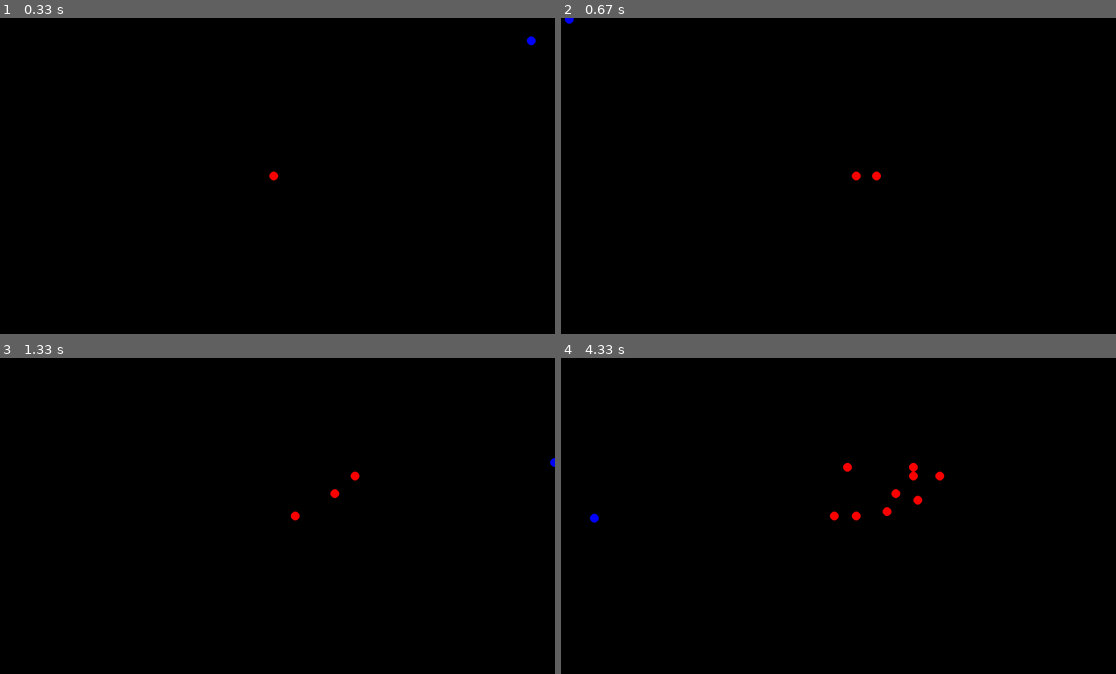
Above: before the commit, frames 1-4 (two rows, left to right).
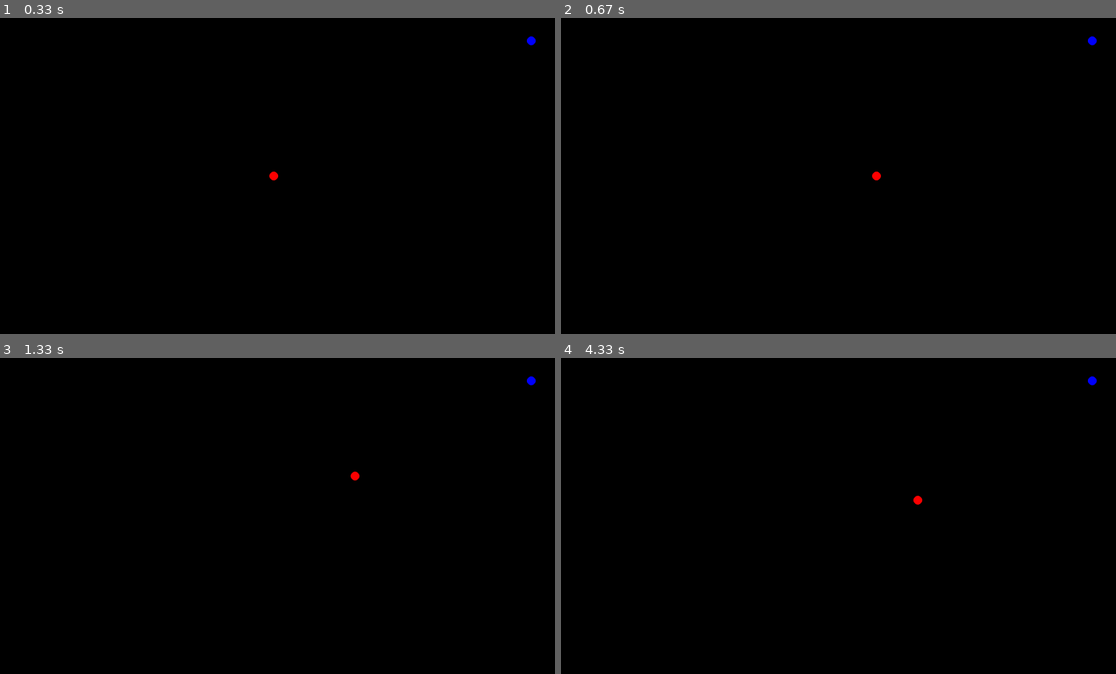
Above: after the commit, the same moments.

Repository: Matthew-Reidy/pygame-snake
Game: pygame game, started from main.py
Two runs of this game, one before a commit and one after it. Both use one fixed random seed, a clock stepped at 60 frames per second and the inputs below.
Inputs:
- Up to frame 1 (0.33 s): no input
- Up to frame 2 (0.67 s): hold D from 0.33 s (still down)
- Up to frame 3 (1.33 s): release D at 0.8 s; hold W 0.83-1.13 s; hold D from 1.17 s (still down)
- Up to frame 4 (4.33 s): release D at 1.63 s; hold A 1.67-2.2 s; hold S 2.23-2.53 s; hold A 2.57-2.97 s; hold W 3-3.37 s; hold D 3.4-4.03 s; hold S from 4.07 s (still down)

Frame 1 is identical in both runs. In frame 2, 0.1% of the frame differs, in the area x 0-97%, y 0-52%; in frame 3, 0.1%; in frame 4, 0.4%, in the area x 5-97%, y 5-53%.

Commit message:
implemented snake-food object collision

Diff:
--- a/main.py
+++ b/main.py
@@ -7,11 +7,14 @@
 
 screen = pygame.display.set_mode((1280, 720))
 clock = pygame.time.Clock()
+
 pygame.display.set_caption('My Game')
+
 dt = 0
 
 COLLISION = pygame.USEREVENT + 1
-pygame.time.set_timer(COLLISION, 500)
+
+DEFAULT_CIRCLE_RADIUS = 10
 
 def main() -> None:
 
@@ -24,9 +27,7 @@
     chain = []
 
     while running:
-        # poll for events
-        # pygame.QUIT event means the user clicked X to close your window
-        screen.fill("black")
+
         for event in pygame.event.get():
             if event.type == pygame.QUIT:
                 running = False
@@ -34,16 +35,15 @@
             if event.type == COLLISION:
                 rand_pos = RandPos()
                 chain.append(pygame.Vector2(player_pos.x - 1, player_pos.y))
-                print("collision")
 
         # fill the screen with a color to wipe away anything from last frame
         screen.fill("black")
 
-        pygame.draw.circle(screen, "blue", rand_pos, 10)
-        pygame.draw.circle(screen, "red", player_pos, 10)
+        pygame.draw.circle(screen, "blue", rand_pos, DEFAULT_CIRCLE_RADIUS)
+        pygame.draw.circle(screen, "red", player_pos, DEFAULT_CIRCLE_RADIUS)
 
         for cir in chain :
-            pygame.draw.circle(screen, "red", cir, 10)
+            pygame.draw.circle(screen, "red", cir, DEFAULT_CIRCLE_RADIUS)
 
         keys = pygame.key.get_pressed()
         if keys[pygame.K_w]:
@@ -54,6 +54,8 @@
             player_pos.x -= 300 * dt
         if keys[pygame.K_d]:
             player_pos.x += 300 * dt
+
+        detectCircleCollision(rand_pos, player_pos)
 
         # flip() the display to put your work on screen
         pygame.display.flip()
@@ -74,9 +76,15 @@
 
     return pygame.Vector2(pos_x, pos_y)
 
-def detectCollision():
+def detectCircleCollision(rand_pos : pygame.Vector2, player_pos: pygame.Vector2) -> None:
+    # distance between two coordinates on the grid
+    inner = (rand_pos.x - player_pos.x)**2 + (rand_pos.y - player_pos.y)**2
 
-    pygame.event.post(COLLISION)
+    distance = math.sqrt(inner)
+
+    if distance < DEFAULT_CIRCLE_RADIUS * 2:
+        print("collision!")
+        pygame.event.post(pygame.event.Event(COLLISION))
 
 
 main()
